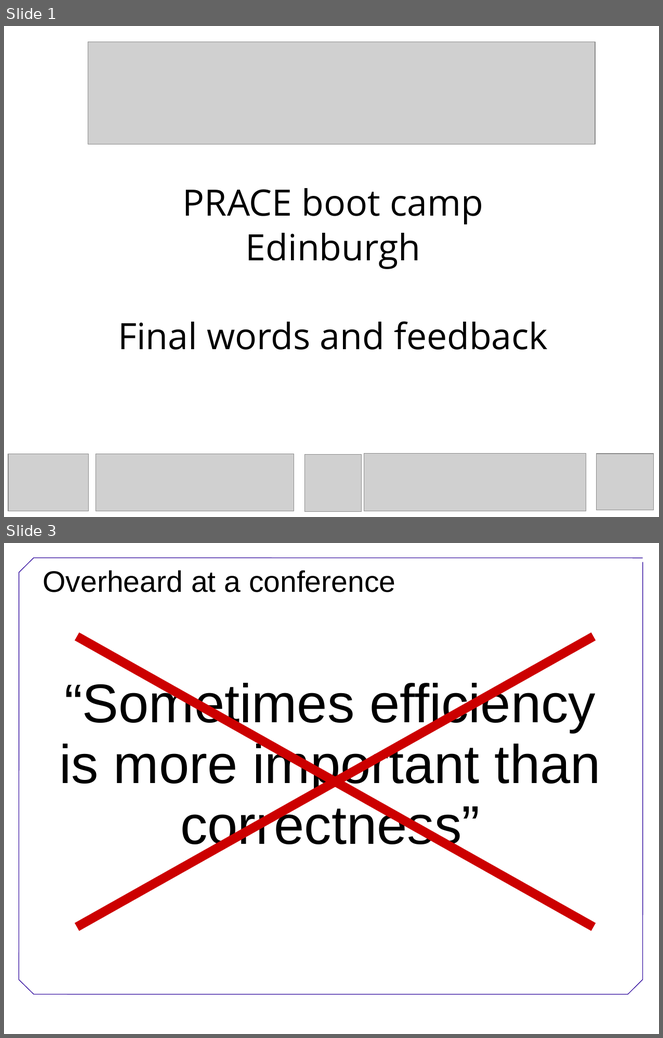
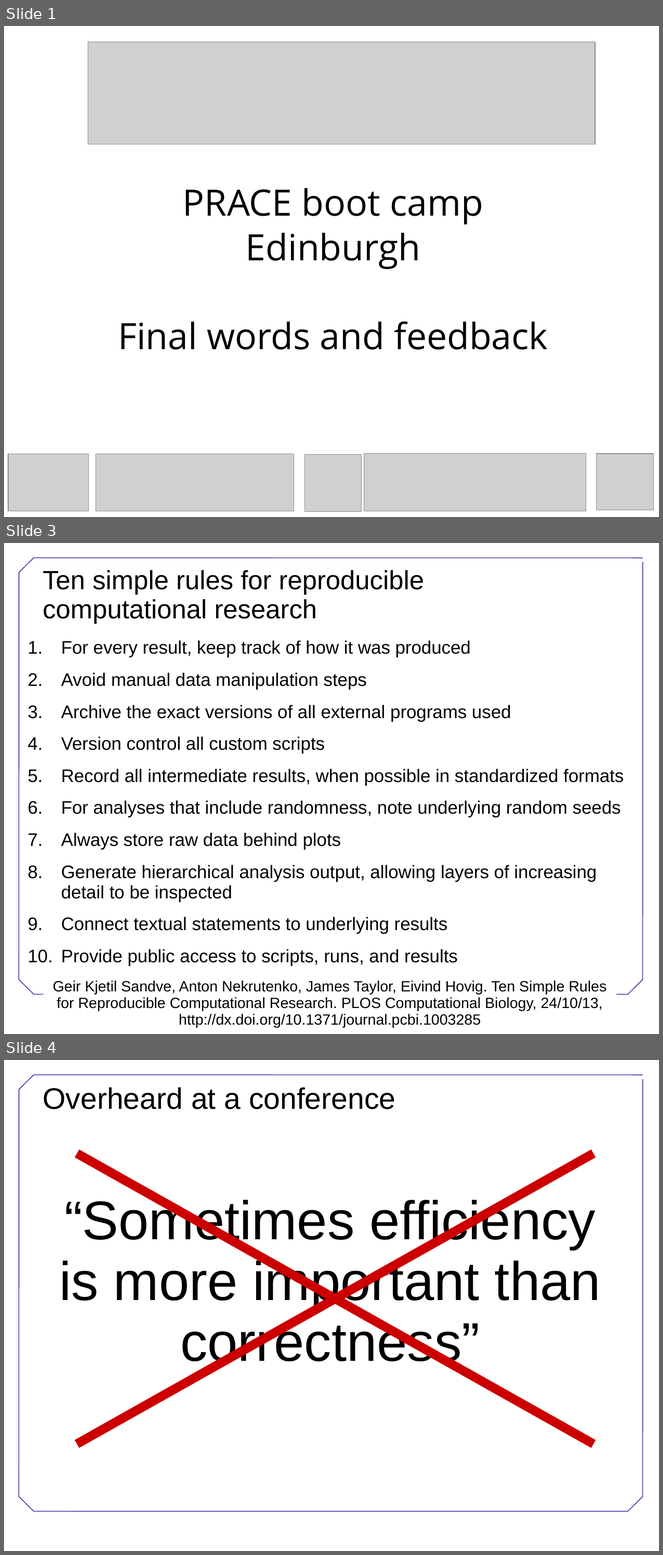
Before and after one commit to wking/swc-boot-camps, a slide deck: lessons/Conclusion.ppt. Shown one above the other, each under a label of ours: slides 1 and 3 before the commit, slides 1, 3 and 4 after it; the slides between them are not shown. The pictures are 663x1038 and 663x1555 pixels, drawn with LibreOffice and Linux fonts; fonts in the diff are those of the drawing; grey boxes stand for pictures; background and template pictures are left out. Boxes give left, top, right and bottom in pixels: in the first picture for what was removed or moved away, otherwise in the second. Text is boxed around its words. In the diff, an @@ line names an element or a change of style, - is before the commit and + after.

Commit message:
Added Ten Simple Rules for Reproducible Computational Research

```diff
--- a/lessons/Conclusion.ppt
+++ b/lessons/Conclusion.ppt
@@ slide 3 added at (4,543,659,1034), background #FFFFFF; not listed: 8 template elements that a slide beside it also shows @@
@@ title added at (42,570,425,624), 32 pt, text #000000 @@
+Ten simple rules for reproducible
+computational research
@@ text added at (61,640,624,966), 22 pt, text #000000 @@
+1. For every result, keep track of how it was produced
+2. Avoid manual data manipulation steps
+3. Archive the exact versions of all external programs used
+4. Version control all custom scripts
+5. Record all intermediate results, when possible in standardized formats
+6. For analyses that include randomness, note underlying random seeds
+7. Always store raw data behind plots
+8. Generate hierarchical analysis output, allowing layers of increasing detail to be inspected
+9. Connect textual statements to underlying results
+10. Provide public access to scripts, runs, and results
@@ text added at (53,981,607,1028), 18 pt, text #000000 @@
+Geir Kjetil Sandve, Anton Nekrutenko, James Taylor, Eivind Hovig. Ten Simple Rules for Reproducible Computational Research. PLOS Computational Biology, 24/10/13, http://dx.doi.org/10.1371/journal.pcbi.1003285
@@ what was slide 3 is now slide 4 @@
```
Also in this commit, not shown: 1 slide changed.
